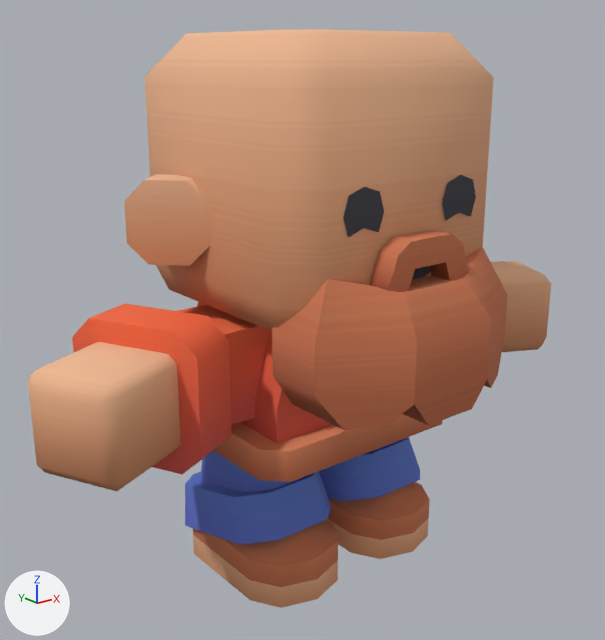
Renders of the glTF model Assets/TumbangPreso/Art/characters/persons/character-male-b.glb from each side of a commit.
Both versions are drawn from a 50 mm camera at (-0.649, -0.781, 0.635) aimed at (-0.031, -0.009, 0.326). Every picture has the same lights, and +X, +Y and +Z are marked at lower left. The older version comes first. Vertices at exactly the same position are counted once.

Before the edit, the objects in view are built like this:
```python
me_body_mesh = bpy.data.meshes.new('body-mesh')
me_body_mesh.from_pydata(...)  # 266 vertices, 402 faces; spans x -0.384..0.384, y -0.107..0.163, z 0.0..0.368
me_body_mesh.materials.append(mat_colormap)
me_head_mesh = bpy.data.meshes.new('head-mesh')
me_head_mesh.from_pydata(...)  # 184 vertices, 288 faces; spans x -0.227..0.227, y -0.227..0.162, z 0.263..0.661
me_head_mesh.materials.append(mat_colormap)
ob_body_mesh = bpy.data.objects.new('body-mesh', me_body_mesh)
ob_body_mesh.location = (0.0, 0.0, 0.0)
ob_head_mesh = bpy.data.objects.new('head-mesh', me_head_mesh)
ob_head_mesh.location = (0.0, 0.0, 0.0)
```
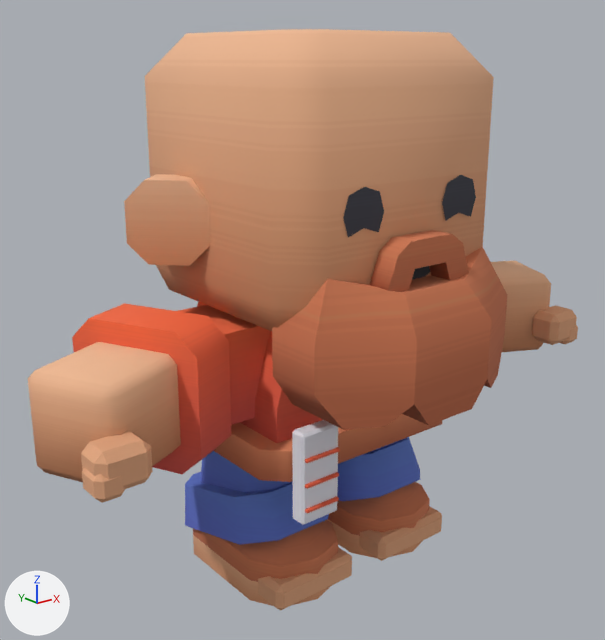
Edits to the bpy script that builds the scene:
```text
Change me_body_mesh:
    used by ob_body_mesh; location = (0.0, 0.0, 0.0)
    remove me_body_mesh.from_pydata(...)  # 266 vertices, 402 faces; spans x -0.384..0.384, y -0.107..0.163, z 0.0..0.368
    add me_body_mesh.from_pydata(...)  # 506 vertices, 842 faces; spans x -0.384..0.384, y -0.139..0.163, z 0.0..0.368
    me_body_mesh part 1
    96 vertices are added at x -0.143..0.143, y -0.136..-0.05, z 0.006..0.244
    24 new vertices lie (0.046, 0.0, 0.0) away from vertices in x -0.126, y -0.136..-0.131, z 0.149..0.215
    16 new vertices lie (0.106, 0.0, 0.0) away from vertices in x -0.136..0.03, y -0.105..-0.05, z 0.006..0.041
    8 new vertices lie (0.048, 0.0, 0.0) away from vertices in x -0.127, y -0.132..-0.111, z 0.132..0.244
    264 new faces join them
    me_body_mesh part 2
    64 vertices are added at x -0.372..0.372, y -0.139..-0.093, z 0.246..0.295
    16 new vertices lie (0.04, 0.0, 0.0) away from vertices in x -0.36..0.32, y -0.138..-0.093, z 0.251..0.295
    16 new vertices lie (0.018, 0.0, 0.0) away from vertices in x -0.365..0.347, y -0.139..-0.101, z 0.246..0.277
    176 new faces join them
```

Location of each change, [x1, y1, x2, y2] in pixels of the pictures (605 x 640 px):
'body-mesh', reshaped
    before: [28, 261, 551, 608]
    after: [28, 261, 578, 610]
part 1 of me_body_mesh, added
    after: [258, 420, 442, 610]
part 2 of me_body_mesh, added
    after: [81, 305, 578, 503]
